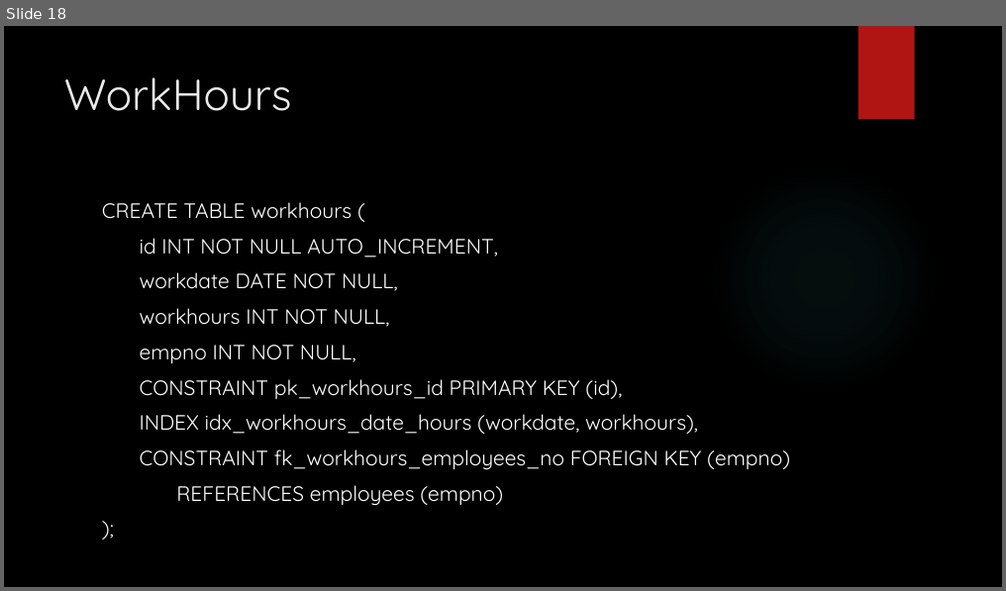
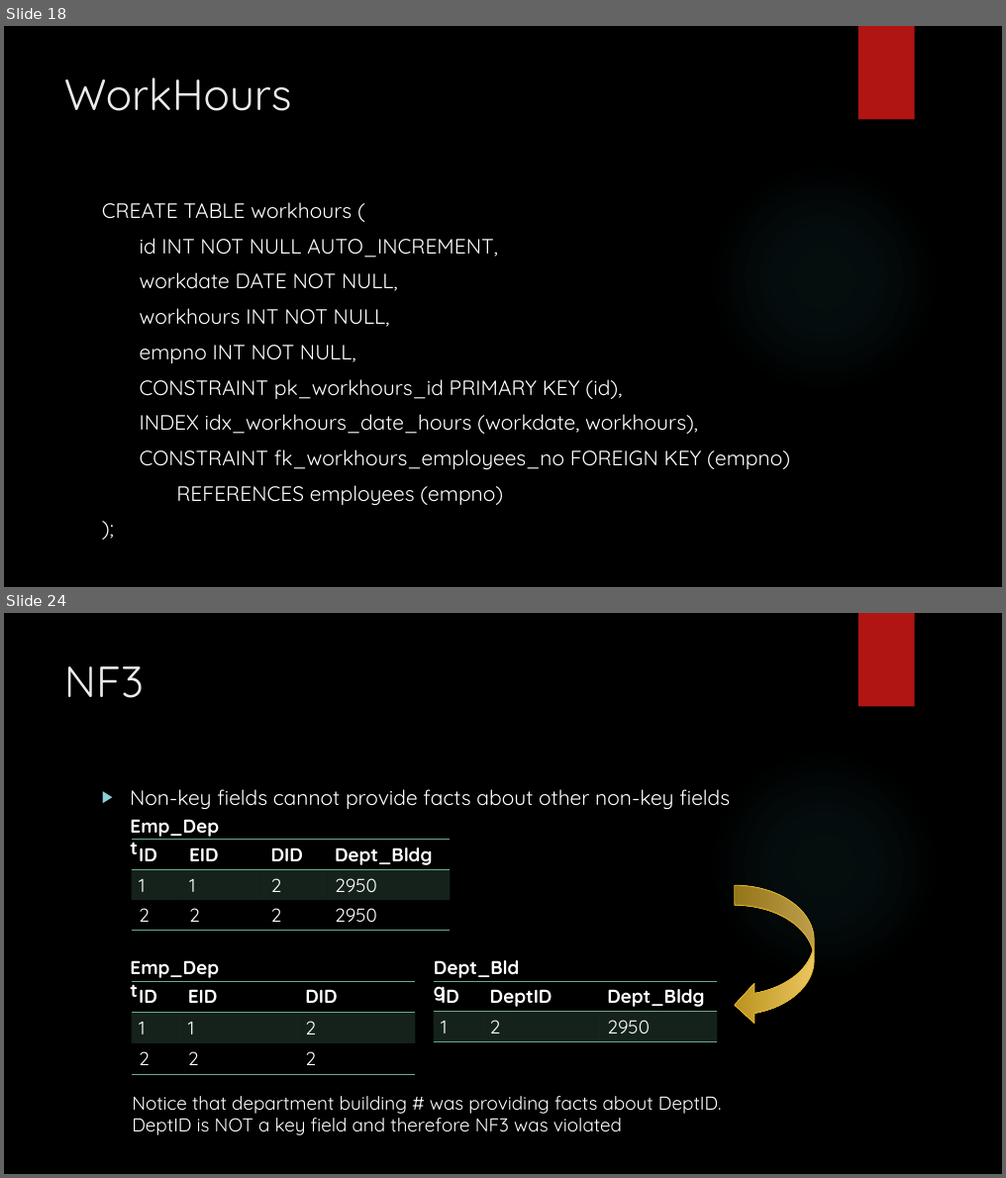
Before and after one commit to zedfoxus/database-bootcamp, a slide deck: Presentation/Database-Bootcamp-Presentation.pptx. Shown one above the other, each under a label of ours: slide 18 before the commit, slides 18 and 24 after it; the slides between them are not shown. The pictures are 1006x591 and 1006x1178 pixels, drawn with LibreOffice and Linux fonts; fonts in the diff are those of the drawing; background and template pictures are left out. Boxes give left, top, right and bottom in pixels: in the first picture for what was removed or moved away, otherwise in the second. Text is boxed around its words. In the diff, an @@ line names an element or a change of style, - is before the commit and + after.

```diff
--- a/Presentation/Database-Bootcamp-Presentation.pptx
+++ b/Presentation/Database-Bootcamp-Presentation.pptx
@@ slide 24 added at bbox=[4, 613, 1002, 1174], background picture (left out); not listed: 2 template elements that a slide beside it also shows @@
@@ title added at bbox=[64, 666, 144, 698], 42 pt, text #EBEBEB @@
+NF3
@@ text added at bbox=[130, 789, 730, 810], 20 pt, text #FFFFFF @@
+▶ Non-key fields cannot provide facts about other non-key fields
@@ text added at bbox=[130, 819, 219, 837], 18 pt, text #FFFFFF, bold @@
+Emp_Dept
@@ table added at bbox=[132, 840, 450, 931], 3 rows, 4 columns @@
+ID | EID | DID | Dept_Bldg
+1 | 1 | 2 | 2950
+2 | 2 | 2 | 2950
@@ curved down arrow added at bbox=[735, 885, 815, 1025], fill gradient #EBC65F to #BB941F, outline #E6B729 0.75 pt @@
@@ text added at bbox=[130, 960, 219, 978], 18 pt, text #FFFFFF, bold @@
+Emp_Dept
@@ text added at bbox=[434, 960, 519, 978], 18 pt, text #FFFFFF, bold @@
+Dept_Bldg
@@ table added at bbox=[132, 981, 416, 1072], 3 rows, 3 columns @@
+ID | EID | DID
+1 | 1 | 2
+2 | 2 | 2
@@ table added at bbox=[433, 981, 718, 1042], 2 rows, 3 columns @@
+ID | DeptID | Dept_Bldg
+1 | 2 | 2950
@@ text added at bbox=[132, 1096, 722, 1136], 18 pt, text #FFFFFF @@
+Notice that department building # was providing facts about DeptID.
+DeptID is NOT a key field and therefore NF3 was violated
```
Also in this commit, not shown: 5 other slides added.
